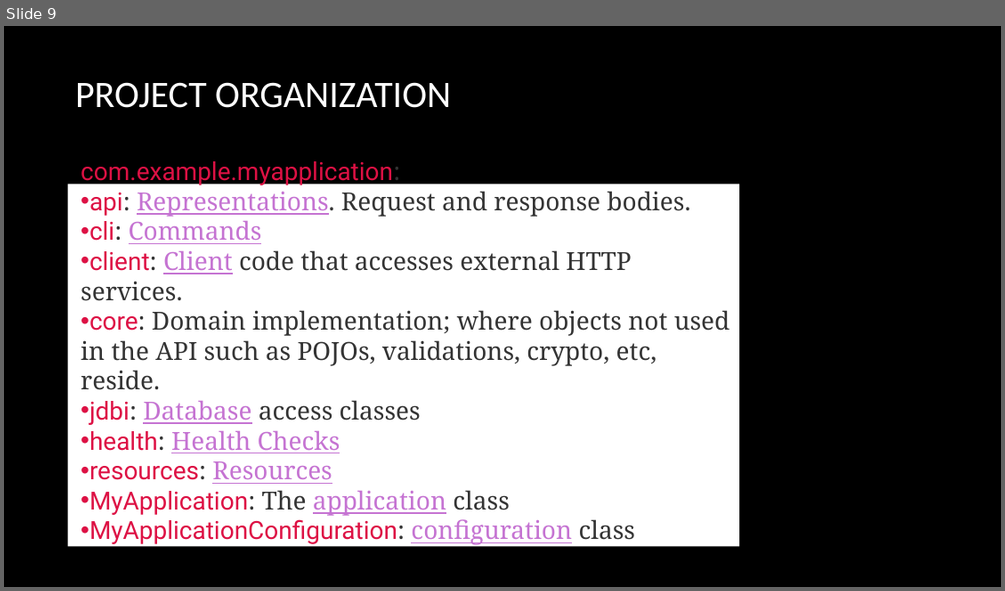
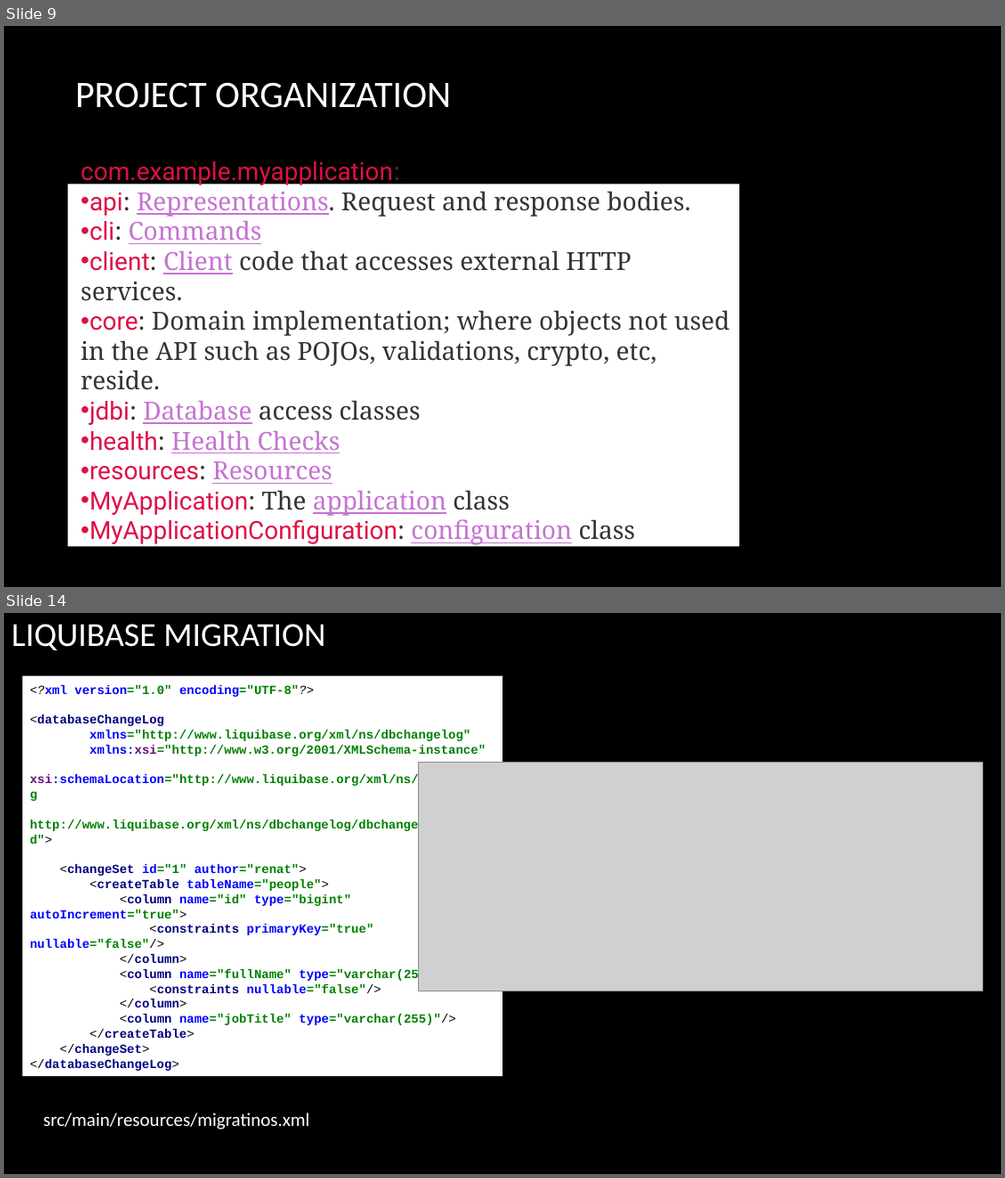
Before and after one commit to arenat/wiza_1, a slide deck: wiza.pptx. Shown one above the other, each under a label of ours: slide 9 before the commit, slides 9 and 14 after it; the slides between them are not shown. The pictures are 1005x591 and 1005x1178 pixels, drawn with LibreOffice and Linux fonts; fonts in the diff are those of the drawing; grey boxes stand for pictures; background and template pictures are left out. Boxes give left, top, right and bottom in pixels: in the first picture for what was removed or moved away, otherwise in the second. Text is boxed around its words. In the diff, an @@ line names an element or a change of style, - is before the commit and + after.

```diff
--- a/wiza.pptx
+++ b/wiza.pptx
@@ slide 14 added at box(4, 613, 1001, 1174), background picture (left out) @@
@@ title added at box(11, 624, 325, 650), 32.4 pt, text #FFFFFF @@
+LIQUIBASE MIGRATION
@@ rectangle added at box(23, 676, 502, 1076), fill #FFFFFF, 12 pt, text #008000, bold @@
+<?xml version="1.0" encoding="UTF-8"?>
+<databaseChangeLog
+xmlns="http://www.liquibase.org/xml/ns/dbchangelog"
+xmlns:xsi="http://www.w3.org/2001/XMLSchema-instance"
+xsi:schemaLocation="http://www.liquibase.org/xml/ns/dbchangelog
+http://www.liquibase.org/xml/ns/dbchangelog/dbchangelog-3.1.xsd">
+<changeSet id="1" author="renat">
+<createTable tableName="people">
+<column name="id" type="bigint" autoIncrement="true">
+<constraints primaryKey="true" nullable="false"/>
+</column>
+<column name="fullName" type="varchar(255)">
+<constraints nullable="false"/>
+</column>
+<column name="jobTitle" type="varchar(255)"/>
+</createTable>
+</changeSet>
+</databaseChangeLog>
@@ picture added at box(419, 763, 983, 990) @@
@@ text added at box(43, 1112, 309, 1129), 18 pt, text #FFFFFF @@
+src/main/resources/migratinos.xml
```
Also in this commit, not shown: 2 slides changed, 4 other slides added, 6 other files.
